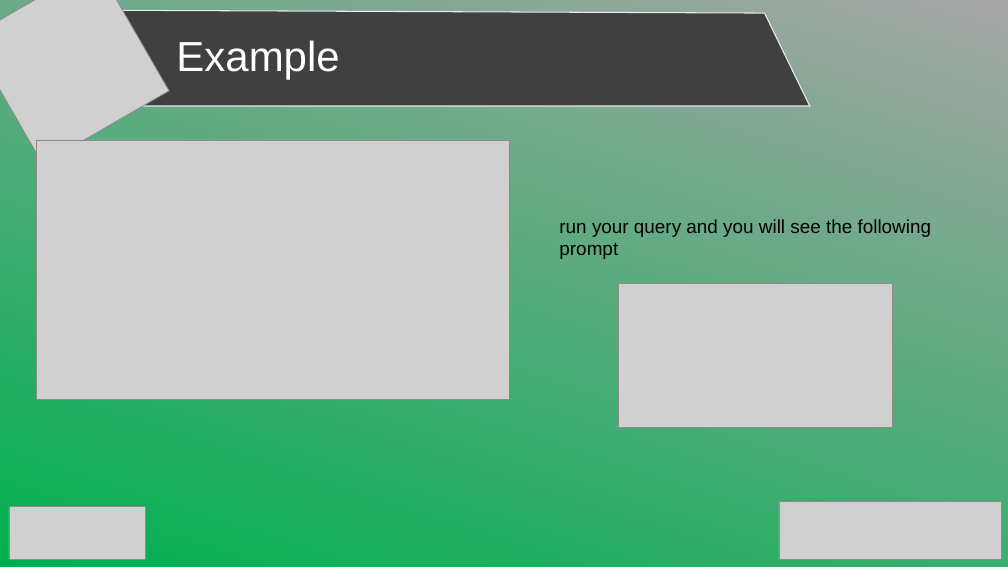
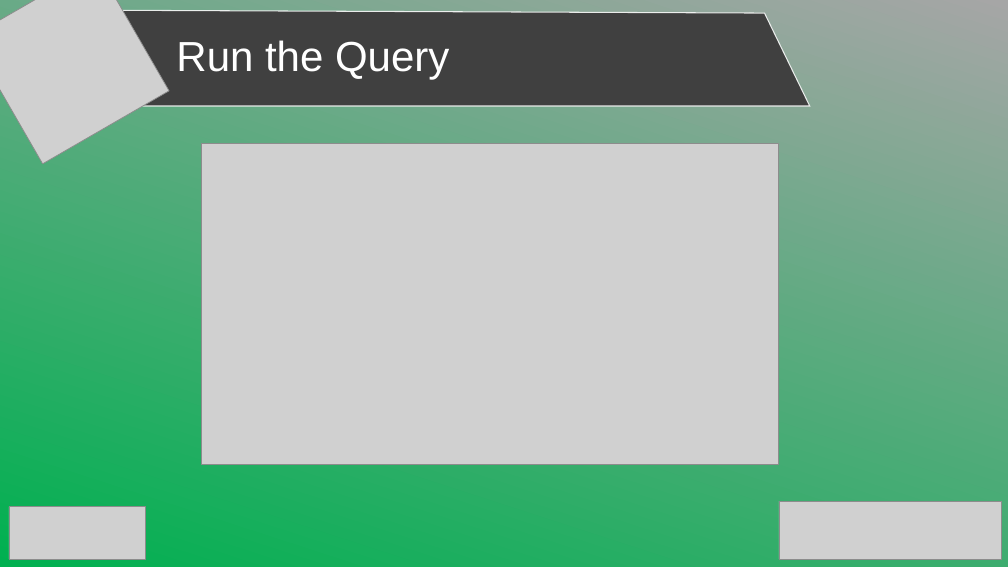
Before and after one commit to SabitDeepto/IIDP, a slide deck: slide 5 of class 8/lab 30 (Access)/2. Presentation/lab 30.pptx (slide 6 before the commit). Drawn at 1008x567 pixels with LibreOffice and Linux fonts; fonts in the diff are those of the drawing; grey boxes stand for pictures. Boxes give left, top, right and bottom in pixels: in the first picture for what was removed or moved away, otherwise in the second. Text is boxed around its words. In the diff, an @@ line names an element or a change of style, - is before the commit and + after.

```diff
--- a/class 8/lab 30 (Access)/2. Presentation/lab 30.pptx
+++ b/class 8/lab 30 (Access)/2. Presentation/lab 30.pptx
@@ text at (x1=176, y1=40, x2=449, y2=80): text changed @@
-Example
+Run the Query
@@ picture removed at (x1=36, y1=140, x2=509, y2=399) @@
@@ picture added at (x1=201, y1=144, x2=779, y2=464) @@
@@ text removed at (x1=559, y1=219, x2=932, y2=259) @@
-run your query and you will see the following prompt
@@ picture removed at (x1=619, y1=284, x2=893, y2=427) @@
```
Also in this commit, not shown: 7 slides added, 6 slides removed, 10 other files.
